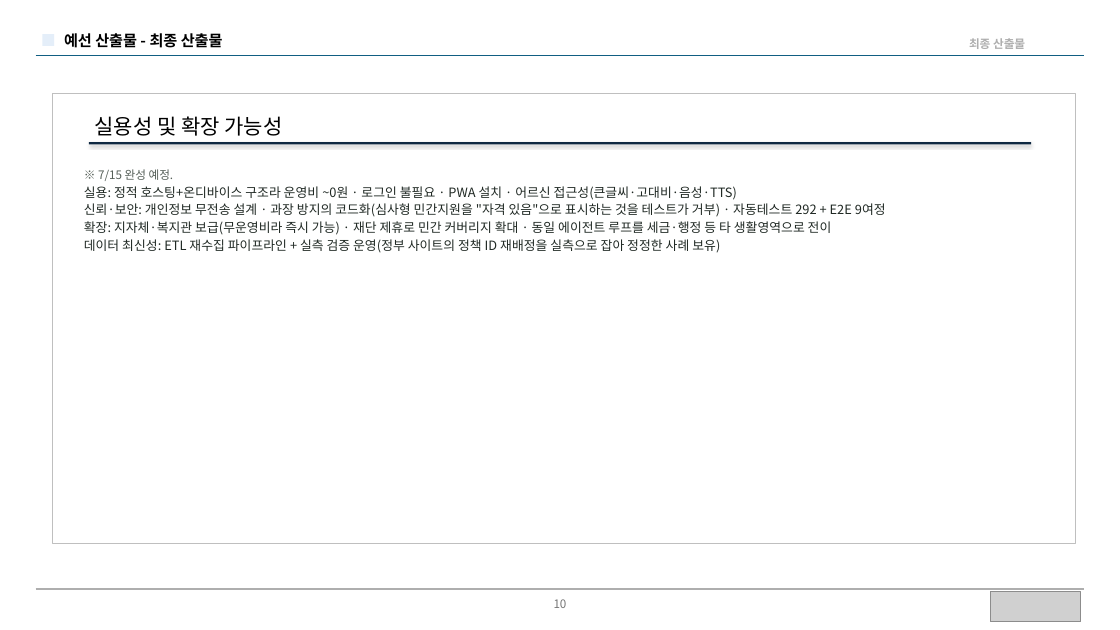
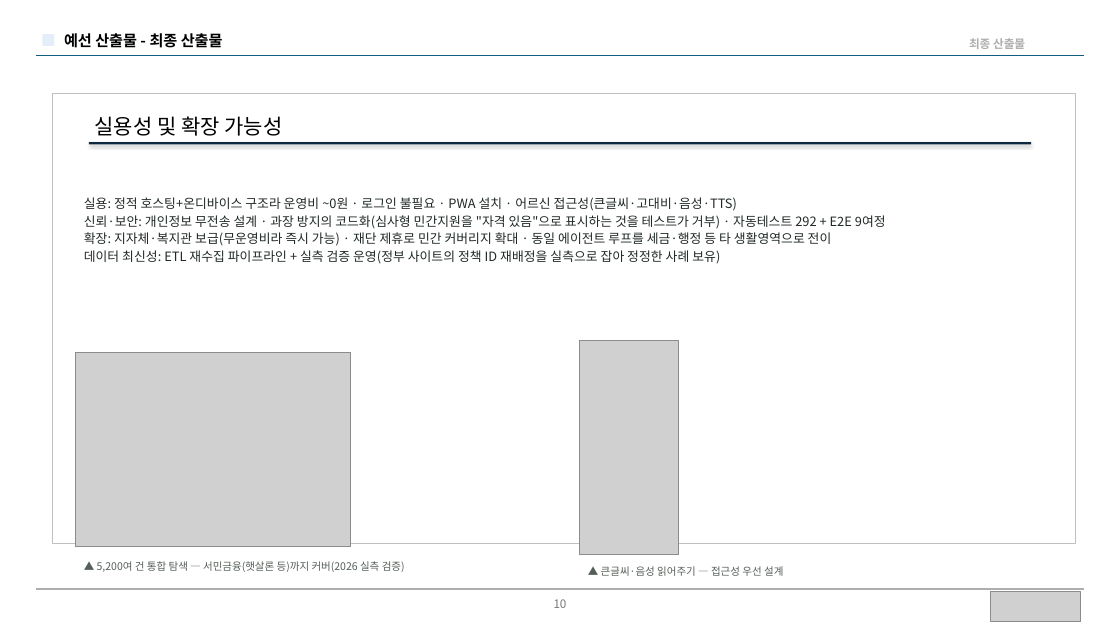
Before and after one commit to BioCode67/modoo-bom, a slide deck: slide 10 of docs/제출/모두봄-예선산출물-작성본.pptx. Drawn at 1120x630 pixels with LibreOffice and Linux fonts; fonts in the diff are those of the drawing; grey boxes stand for pictures. Boxes give left, top, right and bottom in pixels: in the first picture for what was removed or moved away, otherwise in the second. Text is boxed around its words. In the diff, an @@ line names an element or a change of style, - is before the commit and + after.

```diff
--- a/docs/제출/모두봄-예선산출물-작성본.pptx
+++ b/docs/제출/모두봄-예선산출물-작성본.pptx
@@ text at bbox=[98, 169, 174, 181]: paragraph removed @@
-※ 7/15 완성 예정.
@@ picture added at bbox=[76, 353, 350, 546] @@
@@ picture added at bbox=[580, 340, 679, 555] @@
@@ text added at bbox=[97, 561, 405, 572], 9 pt, text #555F58 @@
+▲ 5,200여 건 통합 탐색 — 서민금융(햇살론 등)까지 커버(2026 실측 검증)
@@ text added at bbox=[601, 566, 783, 576], 9 pt, text #555F58 @@
+▲ 큰글씨·음성 읽어주기 — 접근성 우선 설계
```
Also in this commit, not shown: 3 other slides changed, 1 other file.
